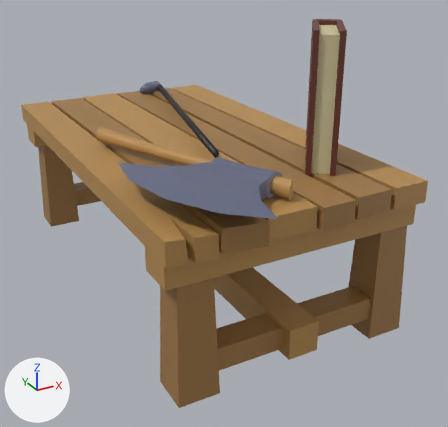
The FBX model Assets/Meshes/Jeff Item.fbx, before and after one commit.
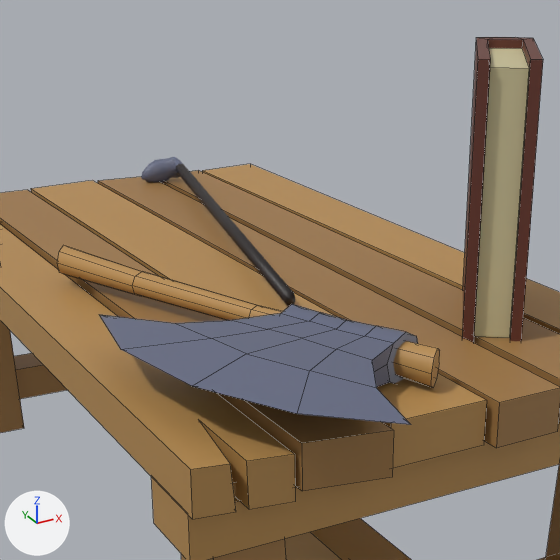
Old and new are each drawn whole from a 50 mm camera at (-0.748, -1.062, 0.629) aimed at (-0.215, -0.093, 0.144) and again close up on the part from 15% to 79% of the width and 0% to 68% of the height. The axes (+X, +Y, +Z) are drawn at lower left. The lights are the same throughout. The close-ups show mesh edges as thin lines. Where no turn or scale is listed for an object, it has been applied to the vertices.

In view in the first close-up: 'Axes', 'Book', 'Canne', 'Table Jeff'.
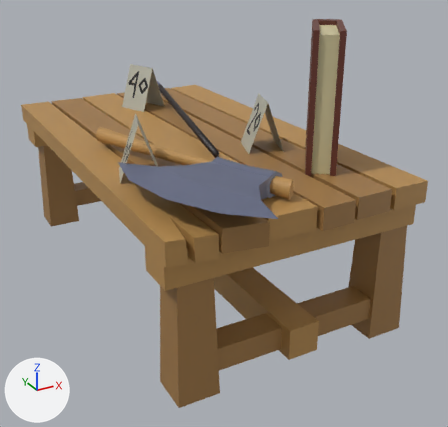
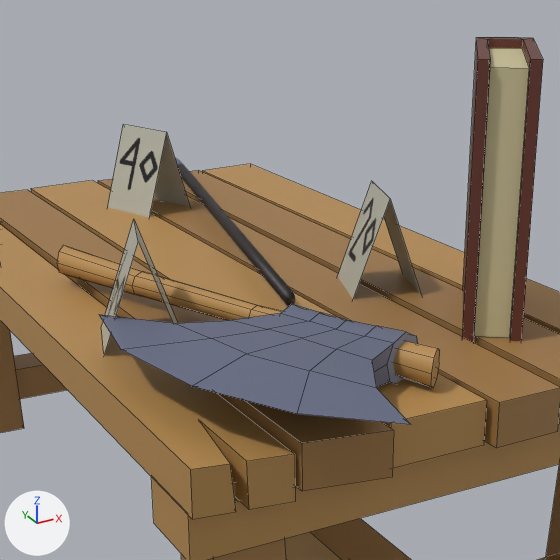
Commit message: Display Prices

Pixel boxes [x1, y1, x2, y2] of what changed, in the close-ups (560 x 560 px):
```json
{"object": "Price 40", "change": "added", "after": [108, 124, 190, 217]}
{"object": "Price 20", "change": "added", "after": [338, 181, 421, 299]}
{"object": "Price 60", "change": "added", "after": [102, 219, 177, 355]}
```

The change, as JSON lines over the scene's bpy script:
```json
{"op": "add", "block": "img_price_png", "code": ["img_price_png = load_image('Price.png', '../Materials/Textures/Price.png', 256, 256, 'sRGB')"]}
{"op": "add", "block": "mat_price", "code": ["mat_price = principled_material('Price')", "mat_price.texture = img_price_png"]}
{"op": "add", "block": "me_cube_027", "code": ["me_cube_027 = bpy.data.meshes.new('Cube.027')", "me_cube_027.from_pydata(...)  # 6 vertices, 2 faces; spans x -0.0438..0.0438, y -0.0459..0.0459, z -0.0472..0.0472", "me_cube_027.materials.append(mat_price)  # picture img_price_png"]}
{"op": "add", "block": "me_cube_026", "code": ["me_cube_026 = bpy.data.meshes.new('Cube.026')", "me_cube_026.from_pydata(...)  # 6 vertices, 2 faces; spans x -0.0431..0.0431, y -0.0454..0.0454, z -0.0472..0.0472", "me_cube_026.materials.append(mat_price)  # picture img_price_png"]}
{"op": "add", "block": "me_cube_028", "code": ["me_cube_028 = bpy.data.meshes.new('Cube.028')", "me_cube_028.from_pydata(...)  # 6 vertices, 2 faces; spans x -0.043..0.043, y -0.0452..0.0452, z -0.0472..0.0472", "me_cube_028.materials.append(mat_price)  # picture img_price_png"]}
{"op": "add", "block": "ob_price_40", "code": ["ob_price_40 = bpy.data.objects.new('Price 40', me_cube_027)", "ob_price_40.location = (-0.233, 0.259, 0.325)"]}
{"op": "add", "block": "ob_price_20", "code": ["ob_price_20 = bpy.data.objects.new('Price 20', me_cube_026)", "ob_price_20.location = (-0.157, -0.132, 0.325)"]}
{"op": "add", "block": "ob_price_60", "code": ["ob_price_60 = bpy.data.objects.new('Price 60', me_cube_028)", "ob_price_60.location = (-0.407, -0.157, 0.325)"]}
```
